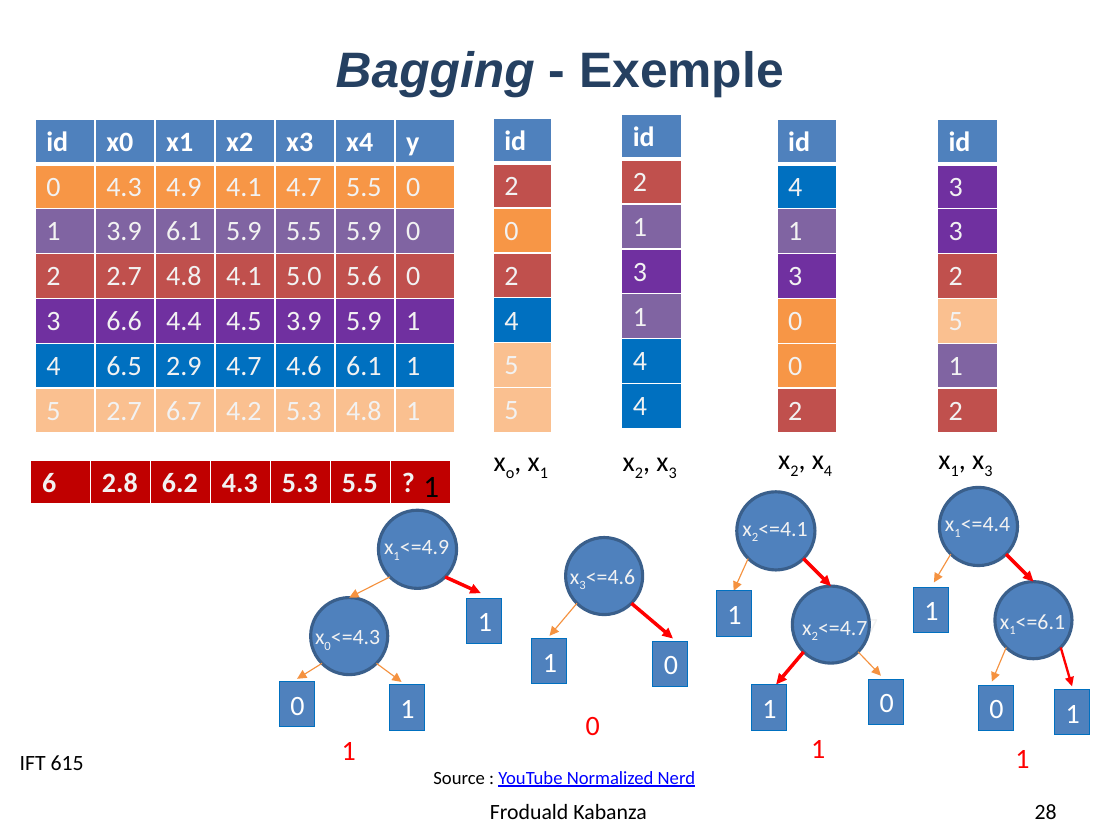
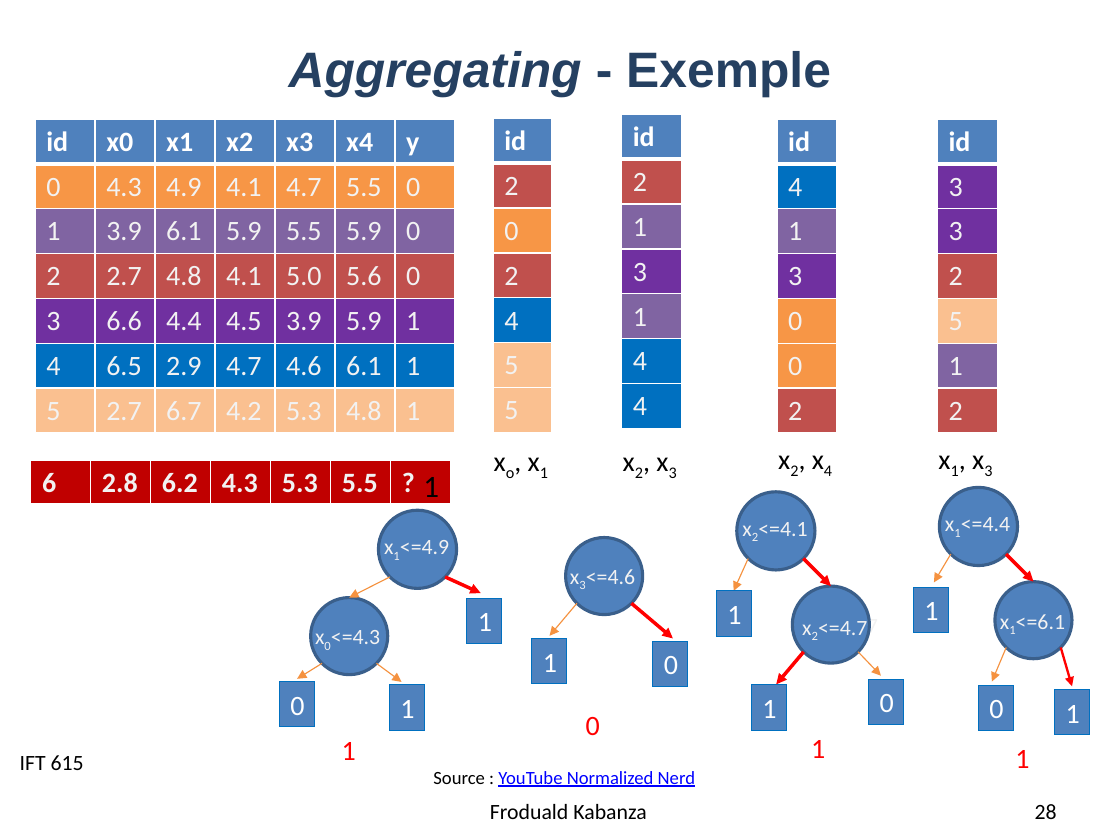
Before and after one commit to djeffkanda/djeffkanda.github.io, a slide deck: slide 28 of ift/assets/slides/ift615-08-Apprentissage avec des arbres de decision.pptx. Drawn at 1120x840 pixels with LibreOffice and Linux fonts; fonts in the diff are those of the drawing. Boxes give left, top, right and bottom in pixels: in the first picture for what was removed or moved away, otherwise in the second. Text is boxed around its words. In the diff, an @@ line names an element or a change of style, - is before the commit and + after.

```diff
--- a/ift/assets/slides/ift615-08-Apprentissage avec des arbres de decision.pptx
+++ b/ift/assets/slides/ift615-08-Apprentissage avec des arbres de decision.pptx
@@ title at [289, 51, 831, 97]: text changed; italic on @@
-Bagging - Exemple
+Aggregating - Exemple
```
Also in this commit, not shown: 7 other slides changed, 1 other file.
